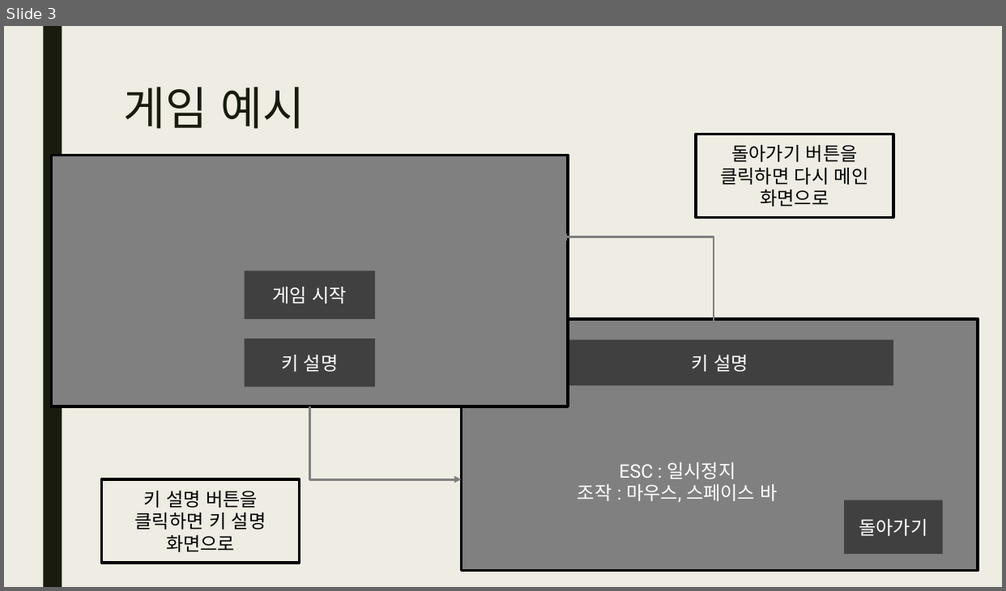
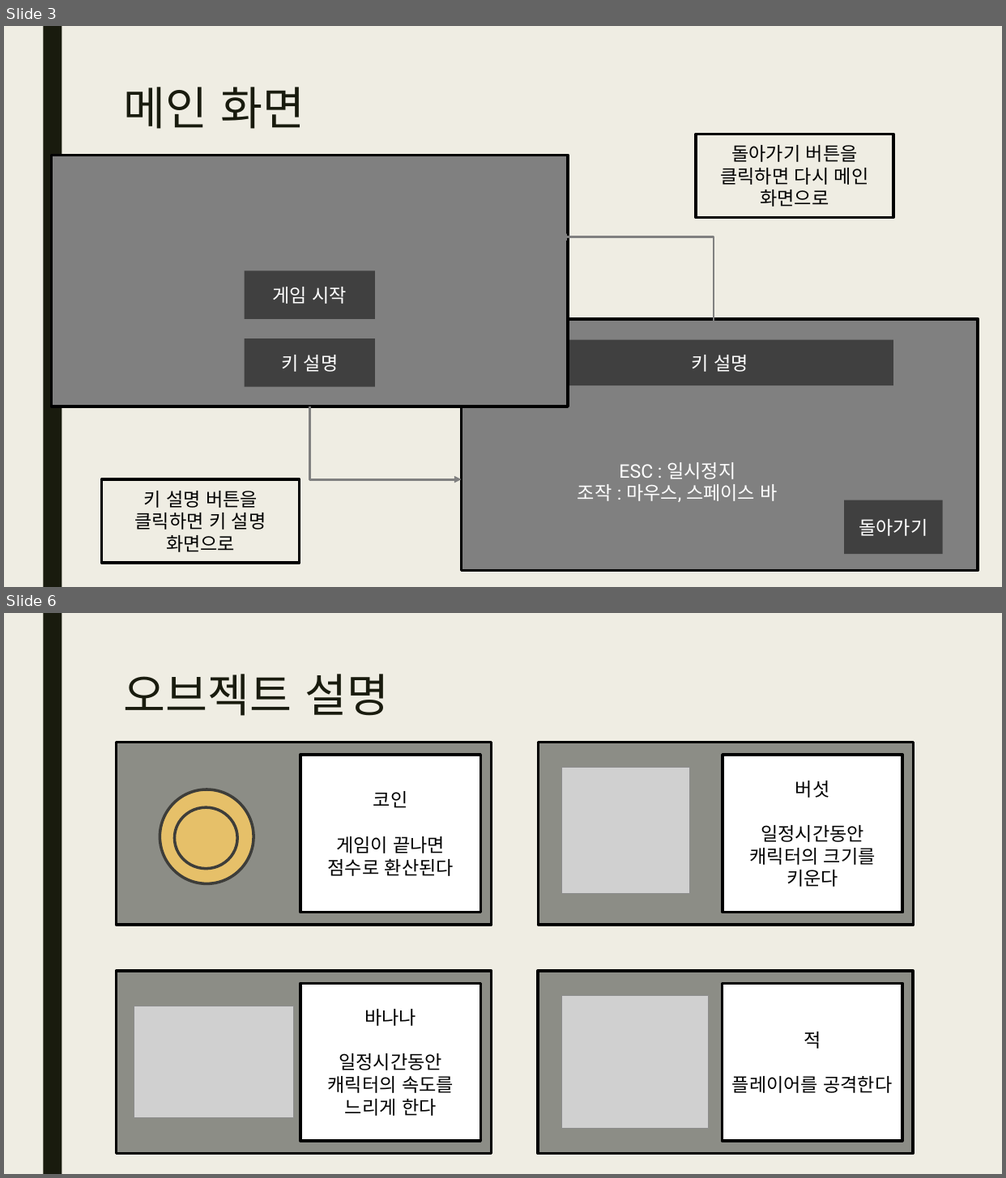
Before and after one commit to yungaeng/WindowProgrammingFinal, a slide deck: 기말 프로젝트 제안서.pptx. Shown one above the other, each under a label of ours: slide 3 before the commit, slides 3 and 6 after it; the slides between them are not shown. The pictures are 1006x591 and 1006x1178 pixels, drawn with LibreOffice and Linux fonts; fonts in the diff are those of the drawing; grey boxes stand for pictures. Boxes give left, top, right and bottom in pixels: in the first picture for what was removed or moved away, otherwise in the second. Text is boxed around its words. In the diff, an @@ line names an element or a change of style, - is before the commit and + after.

```diff
--- a/기말 프로젝트 제안서.pptx
+++ b/기말 프로젝트 제안서.pptx
@@ slide 6 added at [4,613,1002,1174], background #EFEDE3; not listed: 1 template element that a slide beside it also shows @@
@@ title added at [124,674,389,716], 44 pt, text #191B0E @@
+오브젝트 설명
@@ rectangle added at [117,743,492,925], fill #8C8D86, outline #000000 2.75 pt @@
@@ rectangle added at [300,755,481,913], fill #FFFFFF, outline #000000 2.75 pt, 18 pt, text #000000 @@
+코인
+게임이 끝나면
+점수로 환산된다
@@ rectangle added at [539,743,914,925], fill #8C8D86, outline #000000 2.75 pt @@
@@ rectangle added at [722,755,903,913], fill #FFFFFF, outline #000000 2.75 pt, 18 pt, text #000000 @@
+버섯
+일정시간동안
+캐릭터의 크기를 키운다
@@ picture added at [562,768,690,894] @@
@@ ellipse added at [160,790,253,884], fill #E6C069, outline #3D3E3B 2.75 pt @@
@@ ellipse added at [175,807,237,869], fill #E6C069, outline #3D3E3B 2.75 pt @@
@@ rectangle added at [117,971,492,1153], fill #8C8D86, outline #000000 2.75 pt @@
@@ rectangle added at [538,971,913,1153], fill #8C8D86, outline #000000 2.75 pt @@
@@ rectangle added at [300,983,481,1142], fill #FFFFFF, outline #000000 2.75 pt, 18 pt, text #000000 @@
+바나나
+일정시간동안
+캐릭터의 속도를 느리게 한다
@@ picture added at [562,995,709,1129] @@
@@ rectangle added at [722,983,902,1142], fill #FFFFFF, outline #000000 2.75 pt, 18 pt, text #000000 @@
+적
+플레이어를 공격한다
@@ picture added at [134,1006,295,1118] @@
@@ slide 3 changed as well @@
@@ title at [124,87,305,129]: text changed @@
-게임 예시
+메인 화면
```
Also in this commit, not shown: 2 other slides changed, 2 other slides added, 5 slides removed, 5 other files.
